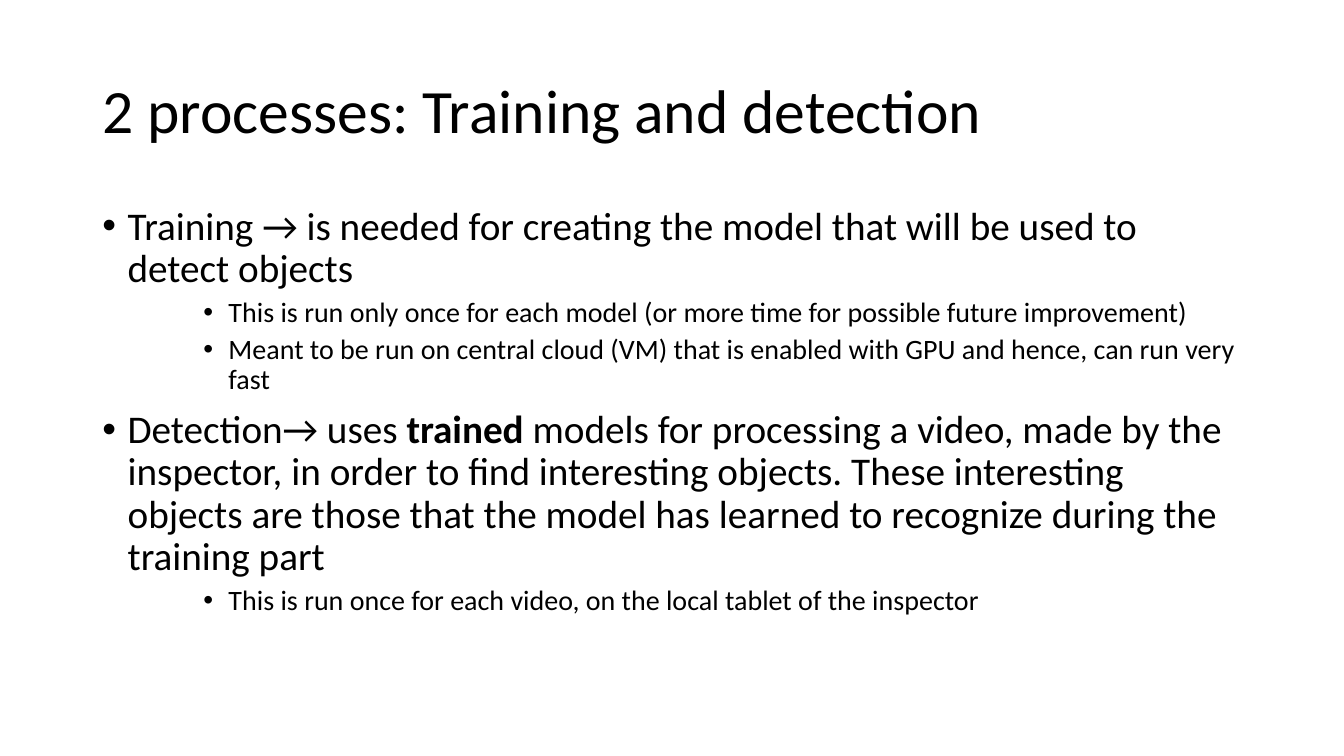
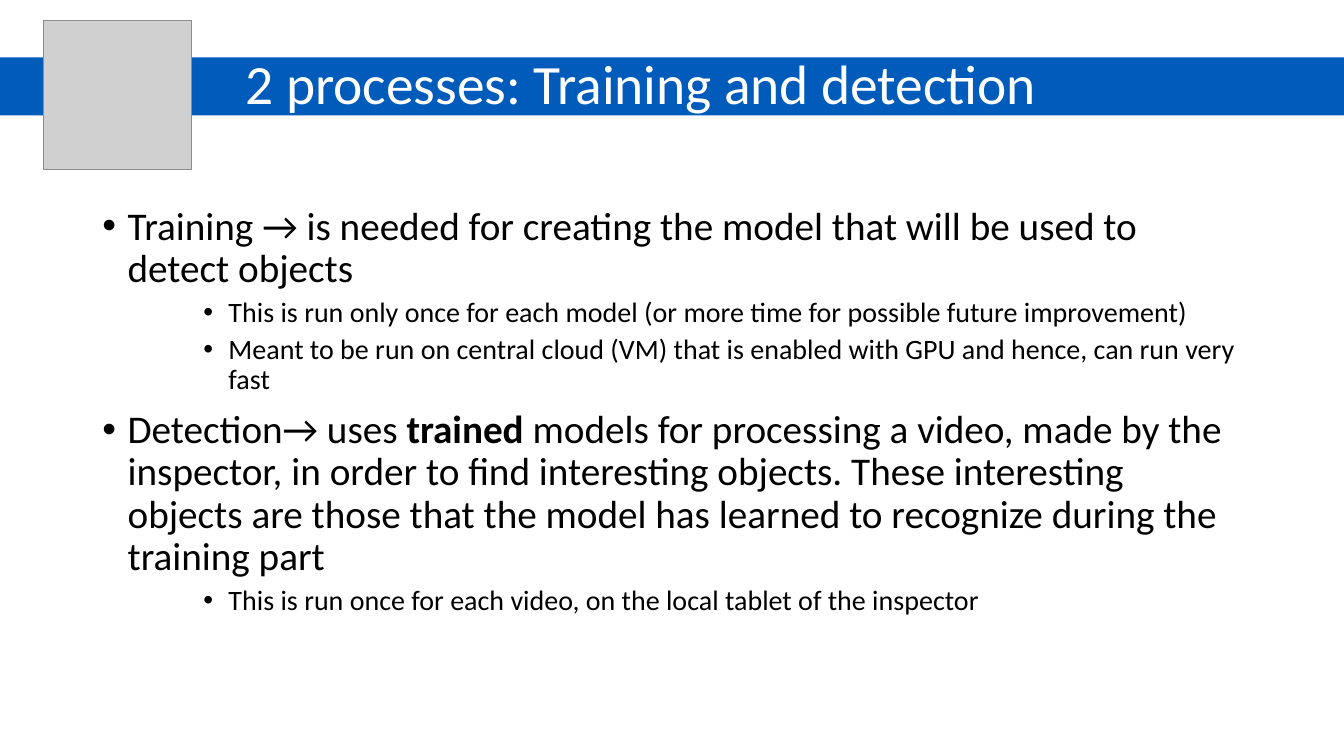
Before and after one commit to GiuliaCiaramella/yolov5, a slide deck: slide 3 of week_11_presentation.pptx. Drawn at 1344x756 pixels with LibreOffice and Linux fonts; fonts in the diff are those of the drawing; grey boxes stand for pictures. Boxes give left, top, right and bottom in pixels: in the first picture for what was removed or moved away, otherwise in the second. Text is boxed around its words. In the diff, an @@ line names an element or a change of style, - is before the commit and + after.

Commit message:
update presentation style

```diff
--- a/week_11_presentation.pptx
+++ b/week_11_presentation.pptx
@@ picture added at box(43, 20, 192, 169) @@
@@ rectangle added at box(0, 57, 1344, 116), fill #005BBB @@
@@ title "2 processes: Training and detection": place and size @@
-title "2 processes: Training and detection" at box(102, 90, 981, 144)
+title "2 processes: Training and detection" at box(246, 65, 1035, 118)
@@ title "2 processes: Training and detection" at box(246, 65, 1035, 118): size 44 to 39.6 pt, text colour #000000 to #FFFFFF @@
```
Also in this commit, not shown: 9 other slides changed.
